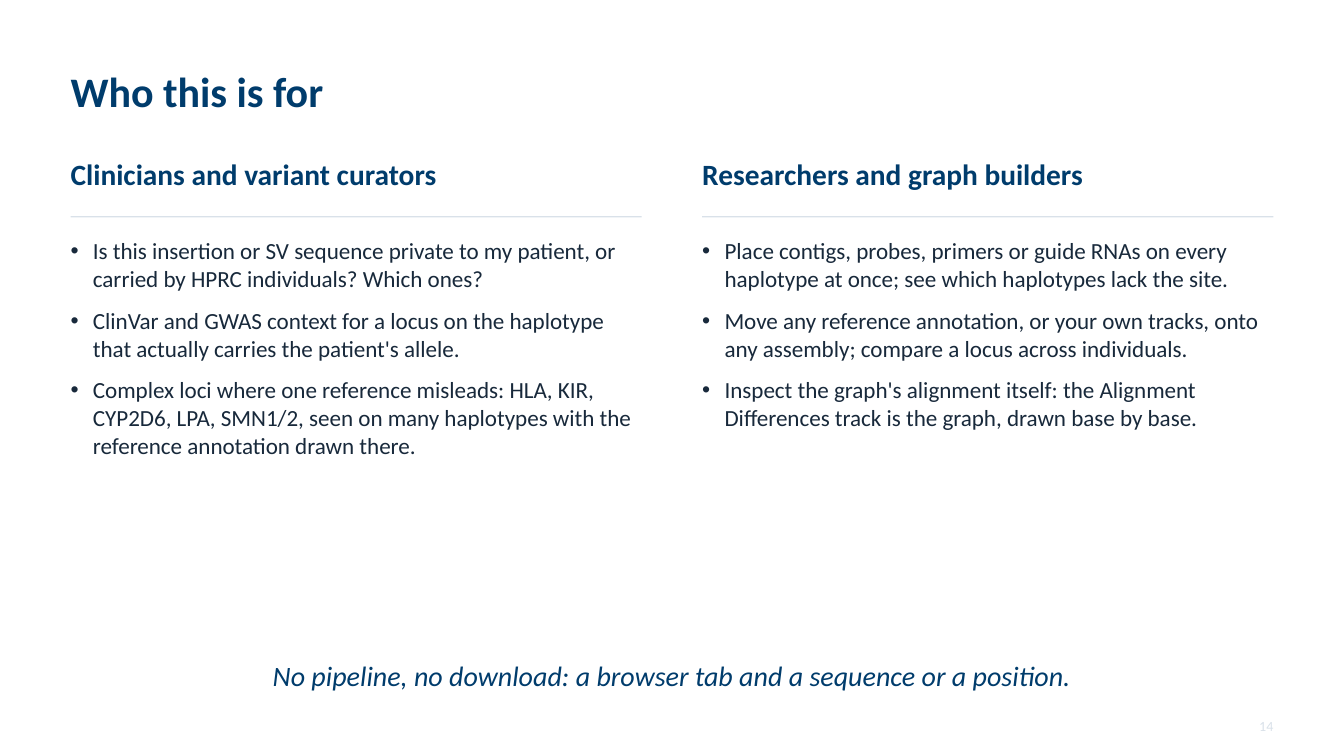
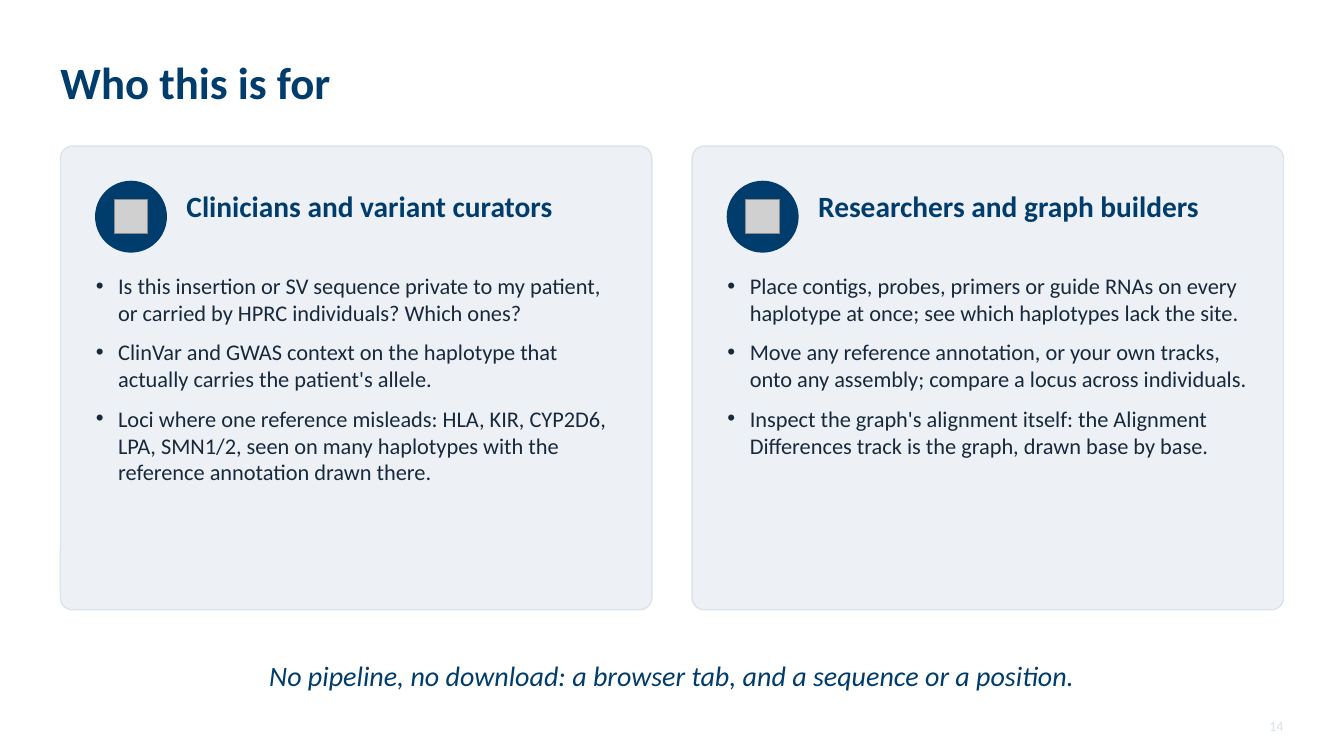
Before and after one commit to parsaeskandar/hprc_2026_poster, a slide deck: slide 14 of talk/HPRC2026_talk.pptx. Drawn at 1344x756 pixels with LibreOffice and Linux fonts; fonts in the diff are those of the drawing; grey boxes stand for pictures. Boxes give left, top, right and bottom in pixels: in the first picture for what was removed or moved away, otherwise in the second. Text is boxed around its words. In the diff, an @@ line names an element or a change of style, - is before the commit and + after.

```diff
--- a/talk/HPRC2026_talk.pptx
+++ b/talk/HPRC2026_talk.pptx
@@ text "Who this is for": place and size @@
-text "Who this is for" at box(71, 77, 323, 108)
+text "Who this is for" at box(60, 67, 330, 100)
@@ text "Who this is for" at box(60, 67, 330, 100): size 30 to 32 pt @@
@@ rounded rectangle added at box(60, 146, 652, 610), fill #EDF1F6, outline #DCE3EB 1 pt @@
@@ rounded rectangle added at box(693, 146, 1285, 610), fill #EDF1F6, outline #DCE3EB 1 pt @@
@@ ellipse added at box(96, 181, 166, 252), fill #003C6C, outline #003C6C 1 pt @@
@@ picture added at box(114, 200, 148, 234) @@
@@ text "Clinicians and variant curators": place and size @@
-text "Clinicians and variant curators" at box(71, 164, 437, 186)
+text "Clinicians and variant curators" at box(186, 196, 553, 218)
@@ ellipse added at box(728, 181, 799, 252), fill #003C6C, outline #003C6C 1 pt @@
@@ picture added at box(746, 200, 780, 234) @@
@@ text "Researchers and graph builders": place and size @@
-text "Researchers and graph builders" at box(702, 164, 1083, 190)
+text "Researchers and graph builders" at box(818, 196, 1198, 222)
@@ line removed from (71, 217) to (642, 217) @@
@@ line removed from (703, 217) to (1273, 217) @@
@@ text "Is this insertion or SV ...": place and size @@
-text "Is this insertion or SV ..." at box(93, 243, 631, 454)
+text "Is this insertion or SV ..." at box(118, 278, 606, 480)
@@ text at box(118, 278, 600, 325): size 16.5 to 16 pt in "Is this insertion or SV sequence private ..."; less space between paragraphs @@
@@ text "Place contigs, probes, primers or ...": place and size @@
-text "Place contigs, probes, primers or ..." at box(725, 243, 1258, 430)
+text "Place contigs, probes, primers or ..." at box(750, 278, 1247, 458)
@@ text "Place contigs, probes, primers or ..." at box(750, 278, 1247, 458): size 16.5 to 16 pt; less space between paragraphs @@
@@ text at box(118, 344, 606, 480): text changed; size 16.5 to 16 pt @@
-• ClinVar and GWAS context for a locus on the haplotype that actually carries the patient's allele.
-• Complex loci where one reference misleads: HLA, KIR, CYP2D6, LPA, SMN1/2, seen on many haplotypes with the reference annotation drawn there.
+• ClinVar and GWAS context on the haplotype that actually carries the patient's allele.
+• Loci where one reference misleads: HLA, KIR, CYP2D6, LPA, SMN1/2, seen on many haplotypes with the reference annotation drawn there.
@@ text at box(269, 666, 1074, 691): text changed @@
-No pipeline, no download: a browser tab and a sequence or a position.
+No pipeline, no download: a browser tab, and a sequence or a position.
```
Also in this commit, not shown: 17 other slides changed, 6 slides added, 5 slides removed, 3 other files.
